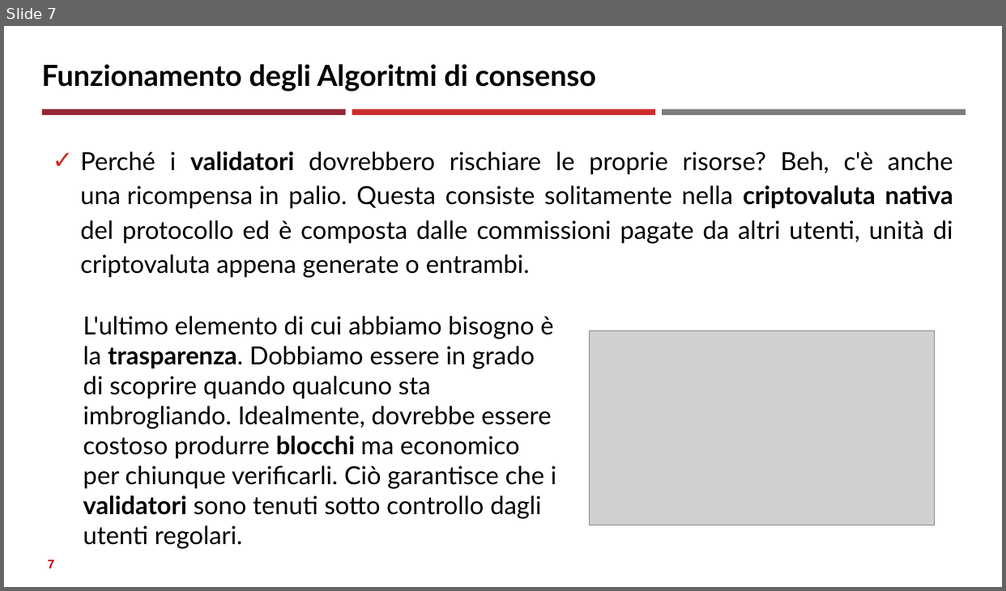
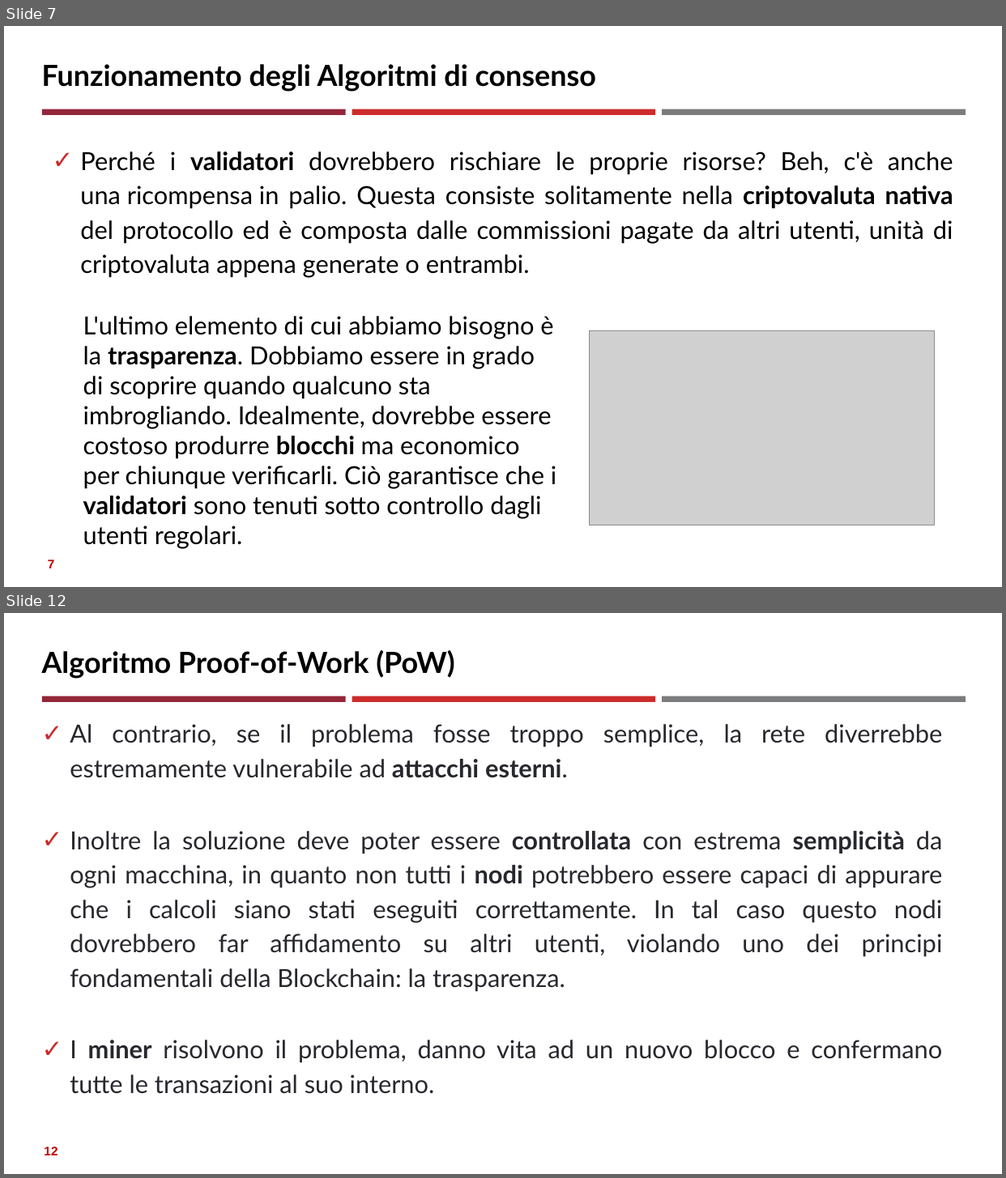
Before and after one commit to neural1977/data_science_interview_material, a slide deck: Assicurazioni/Algoritmi di consenso distribuito_ita.pptx. Shown one above the other, each under a label of ours: slide 7 before the commit, slides 7 and 12 after it; the slides between them are not shown. The pictures are 1006x591 and 1006x1178 pixels, drawn with LibreOffice and Linux fonts; fonts in the diff are those of the drawing; grey boxes stand for pictures. Boxes give left, top, right and bottom in pixels: in the first picture for what was removed or moved away, otherwise in the second. Text is boxed around its words. In the diff, an @@ line names an element or a change of style, - is before the commit and + after.

```diff
--- a/Assicurazioni/Algoritmi di consenso distribuito_ita.pptx
+++ b/Assicurazioni/Algoritmi di consenso distribuito_ita.pptx
@@ slide 12 added at (4,613,1002,1174), background #FFFFFF; not listed: 3 template elements that a slide beside it also shows @@
@@ title added at (42,650,454,679), 28 pt, text #000000, bold @@
+Algoritmo Proof-of-Work (PoW)
@@ text added at (70,724,943,1063), 24 pt, text #27282D @@
+✓ Al contrario, se il problema fosse troppo semplice, la rete diverrebbe estremamente vulnerabile ad attacchi esterni.
+✓ Inoltre la soluzione deve poter essere controllata con estrema semplicità da ogni macchina, in quanto non tutti i nodi potrebbero essere capaci di appurare che i calcoli siano stati eseguiti correttamente. In tal caso questo nodi dovrebbero far affidamento su altri utenti, violando uno dei principi fondamentali della Blockchain: la trasparenza.
+✓ I miner risolvono il problema, danno vita ad un nuovo blocco e confermano tutte le transazioni al suo interno.
@@ page number added at (44,1147,57,1156), 12 pt, text #C00000, bold @@
+12
```
Also in this commit, not shown: 2 slides changed, 4 other slides added, 2 other files.
